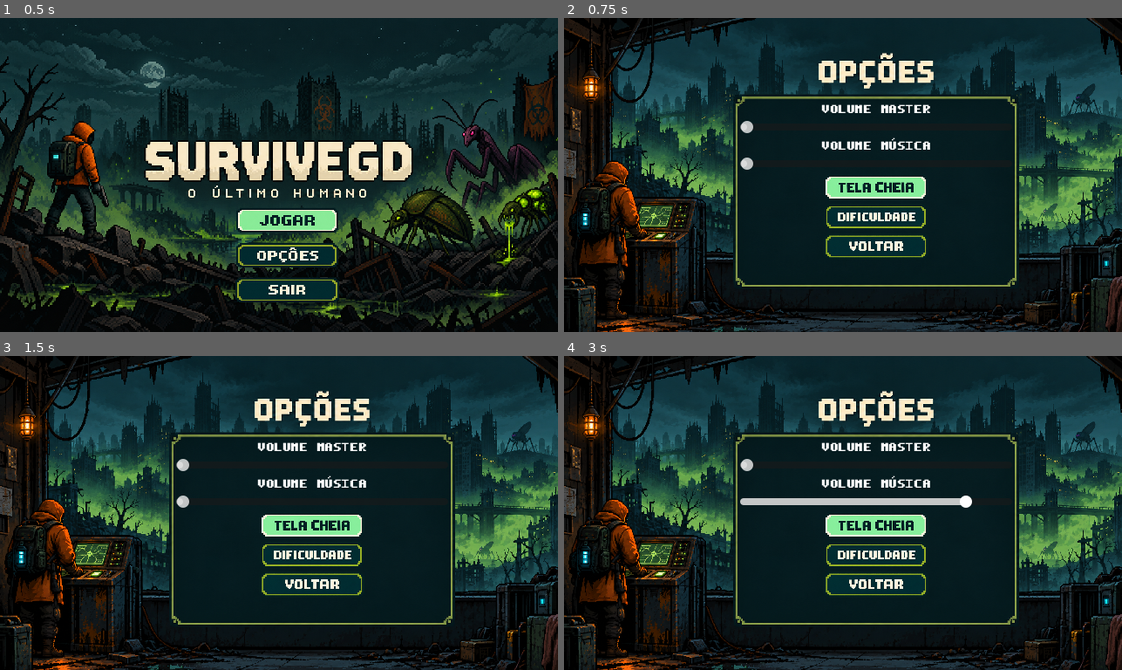
Above: before the commit, frames 1-4 (two rows, left to right).
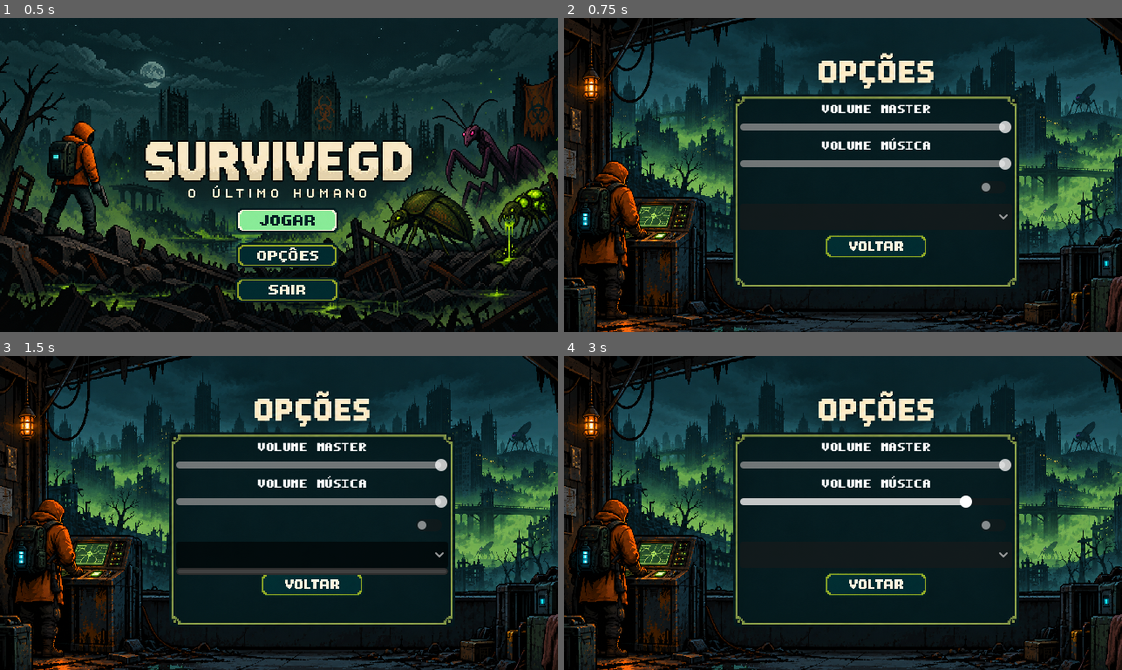
Above: after the commit, the same moments.

Repository: DevLucasOnly/DevLucasOnly-SurviveGD-Prototipo-de-Sobrevivencia-2D
Game: Godot game, scene res://scenes/main_menu.tscn
The game is run twice, just before and just after one commit, with the same random seed, the same clock (stepped at 60 frames per second) and the same inputs.
Inputs (mouse positions are in pixels of both pictures, inside the frame that each line leads up to):
- Up to frame 1 (0.5 s): no input
- Up to frame 2 (0.75 s): click (848, 256) at 0.5 s
- Up to frame 3 (1.5 s): click (312, 553) at 1.25 s
- Up to frame 4 (3 s): click (876, 585) at 2 s; tap Enter at 2.75 s; move the mouse to (965, 497) at 2.77 s; press the mouse at (965, 497) at 2.78 s; hold D (move_right) from 2.78 s (still down)

Frame 1 is identical in both runs. In frame 2, 3.8% of the frame differs, in the area x 31-81%, y 32-67%; in frame 3, 5.6%, in the area x 31-81%, y 32-70%; in frame 4, 2.7%.
Error after the commit: Parse Error: Preload file "res://assets/ui/dif_facil.png" does not exist. (res://scripts/options_menu.gd:16)

Commit message:
Adicionado nova sprite para volume

Diff:
--- a/scenes/options_menu.tscn
+++ b/scenes/options_menu.tscn
@@ -1,16 +1,9 @@
 [gd_scene format=3 uid="uid://46kq374b7g0n"]
 
+[ext_resource type="Script" uid="uid://b6i54hoxof86n" path="res://scripts/options_menu.gd" id="1_lfjc7"]
 [ext_resource type="Texture2D" uid="uid://d1qlsa2sylf0v" path="res://assets/Menu/background menu_opcoes.png" id="1_liyum"]
 [ext_resource type="FontFile" uid="uid://dr13es5o7sqdy" path="res://assets/Fonte/SurviveGD_Pixel.ttf" id="2_ijpji"]
 [ext_resource type="Texture2D" uid="uid://dfdax6j3wxivt" path="res://assets/Menu/botoes_menu_opcoes.png" id="3_hm4m4"]
-
-[sub_resource type="AtlasTexture" id="AtlasTexture_ijpji"]
-atlas = ExtResource("3_hm4m4")
-region = Rect2(53.01163, 169.9617, 1041.5077, 261.49982)
-
-[sub_resource type="AtlasTexture" id="AtlasTexture_hm4m4"]
-atlas = ExtResource("3_hm4m4")
-region = Rect2(53.091873, 557.462, 1042.6566, 262.38928)
 
 [sub_resource type="AtlasTexture" id="AtlasTexture_lfjc7"]
 atlas = ExtResource("3_hm4m4")
@@ -21,6 +14,7 @@
 anchors_preset = 0
 offset_right = 40.0
 offset_bottom = 40.0
+script = ExtResource("1_lfjc7")
 
 [node name="TextureRect" type="TextureRect" parent="." unique_id=2145751729]
 layout_mode = 1
@@ -54,6 +48,9 @@
 
 [node name="MasterSlider" type="HSlider" parent="TextureRect/MarginContainer/VBoxContainer" unique_id=710312146]
 layout_mode = 2
+max_value = 1.0
+step = 0.05
+value = 1.0
 
 [node name="Label2" type="Label" parent="TextureRect/MarginContainer/VBoxContainer" unique_id=2026150267]
 layout_mode = 2
@@ -61,22 +58,21 @@
 text = "Volume Música"
 horizontal_alignment = 1
 
-[node name="HSlider" type="HSlider" parent="TextureRect/MarginContainer/VBoxContainer" unique_id=580352516]
+[node name="BGMSlider" type="HSlider" parent="TextureRect/MarginContainer/VBoxContainer" unique_id=580352516]
 layout_mode = 2
+max_value = 1.0
+step = 0.05
+value = 1.0
 
-[node name="FullscreenBtn" type="TextureButton" parent="TextureRect/MarginContainer/VBoxContainer" unique_id=936386035]
+[node name="FullscreenBtn" type="CheckButton" parent="TextureRect/MarginContainer/VBoxContainer" unique_id=2040666167]
 custom_minimum_size = Vector2(150, 30)
 layout_mode = 2
-texture_normal = SubResource("AtlasTexture_ijpji")
-ignore_texture_size = true
-stretch_mode = 5
+theme_override_fonts/font = ExtResource("2_ijpji")
 
-[node name="DificuldadeBtn" type="TextureButton" parent="TextureRect/MarginContainer/VBoxContainer" unique_id=342421090]
+[node name="DificuldadeBtn" type="OptionButton" parent="TextureRect/MarginContainer/VBoxContainer" unique_id=660730197]
 custom_minimum_size = Vector2(150, 30)
 layout_mode = 2
-texture_normal = SubResource("AtlasTexture_hm4m4")
-ignore_texture_size = true
-stretch_mode = 5
+theme_override_fonts/font = ExtResource("2_ijpji")
 
 [node name="VoltarBtn" type="TextureButton" parent="TextureRect/MarginContainer/VBoxContainer" unique_id=1731951939]
 custom_minimum_size = Vector2(150, 30)
Binary file added: assets/Menu/volume_opcoes.png
Not shown, added: assets/Menu/volume_opcoes.png.import
